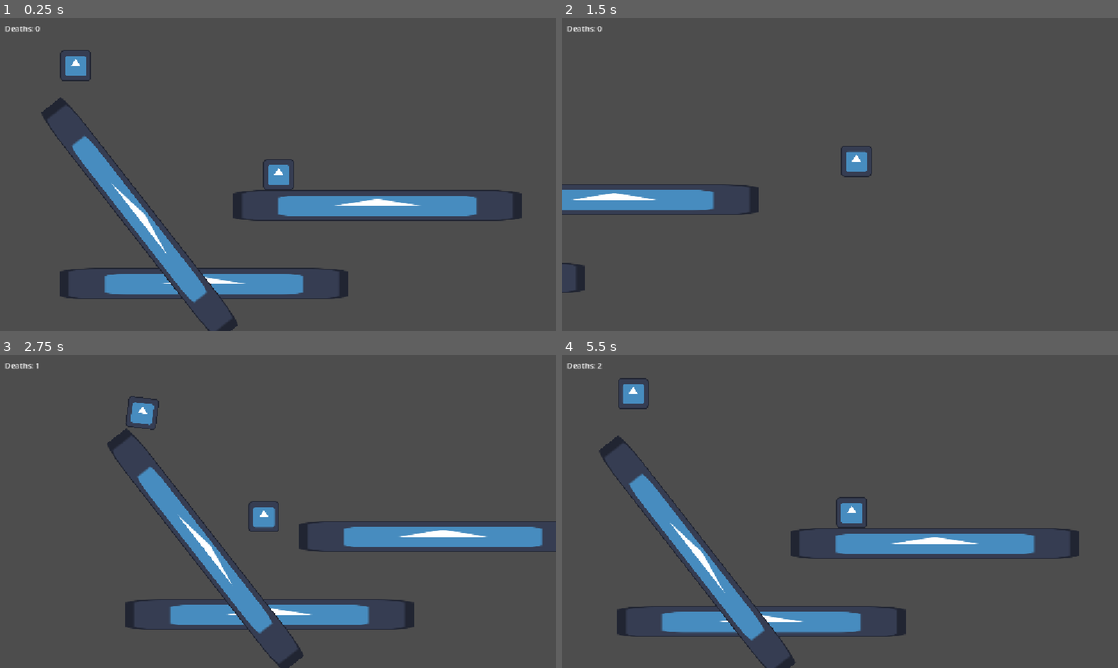
Above: before the commit, frames 1-4 (two rows, left to right).
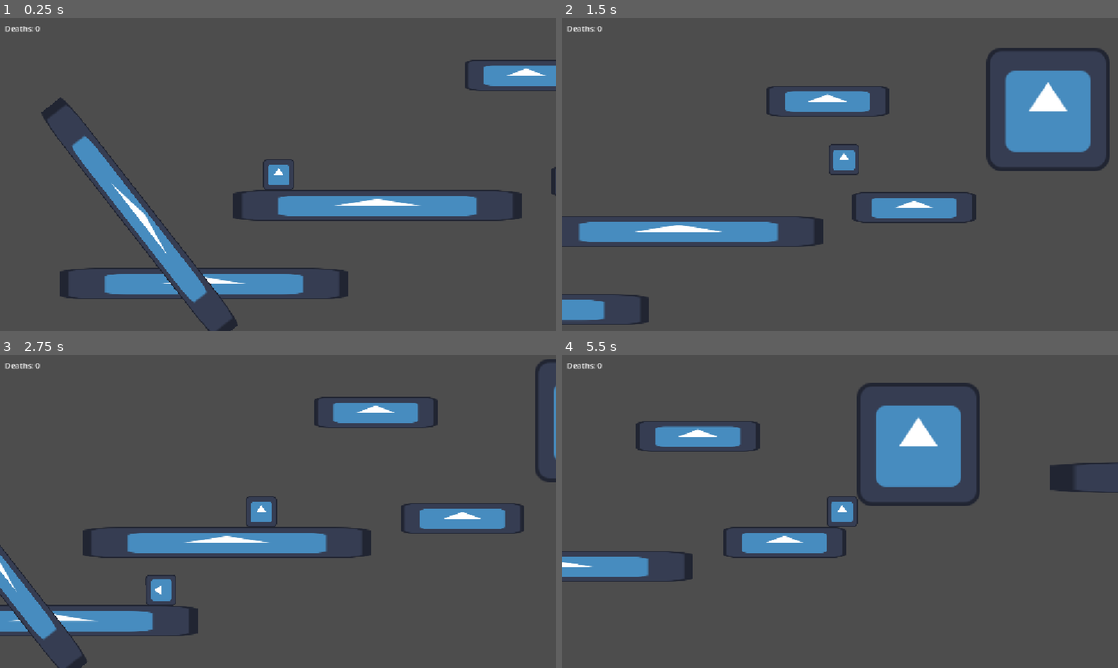
Above: after the commit, the same moments.

Repository: lmg-abe/runny-nose
Game: Godot game, scene res://main.tscn
Two runs of this game, one before a commit and one after it. Both use one fixed random seed, a clock stepped at 60 frames per second and the inputs below. The engine's default icon, where the game draws it, is replaced by a stand-in: a white triangle on a blue panel in a dark square.
Inputs:
- Up to frame 1 (0.25 s): no input
- Up to frame 2 (1.5 s): hold D (move_right) from 0.53 s (still down); tap E (dash) at 0.6 s; tap Space (jump) at 0.77 s; tap Shift (sneeze) at 1.35 s
- Up to frame 3 (2.75 s): tap Space (jump) at 1.52 s; release D (move_right) at 2.03 s; hold A (move_left) from 2.03 s (still down); tap E (dash) at 2.1 s
- Up to frame 4 (5.5 s): release A (move_left) at 2.78 s; hold D (move_right) 2.78-4.28 s; tap Shift (sneeze) at 2.85, 4.35 s; tap Space (jump) at 3.02, 3.77, 4.52 s; tap E (dash) at 3.6, 5.1 s; hold A (move_left) 4.28-5.03 s; hold D (move_right) from 5.03 s (still down)

The runs differ from the first frame. In frame 1, 1.4% of the frame differs, in the area x 10-100%, y 10-57%; in frame 2, 14%; in frame 3, 16%; in frame 4, 18%, in the area x 0-100%, y 2-100%.

Commit message:
added test level & door and button behavior

Diff:
--- /dev/null
+++ b/button.gd
@@ -0,0 +1,12 @@
+extends Area2D
+
+@export var doorObj : String = "Door"
+
+func _on_body_entered(body: Node2D) -> void:
+	var node = get_parent().get_node(doorObj)
+	node.open()
+
+
+func _on_body_exited(body: Node2D) -> void:
+	var node = get_parent().get_node(doorObj)
+	node.close()
--- a/main.tscn
+++ b/main.tscn
@@ -2,6 +2,8 @@
 
 [ext_resource type="PackedScene" uid="uid://2tqto0h1b7if" path="res://floor.tscn" id="1_h2yge"]
 [ext_resource type="PackedScene" uid="uid://cb0enpjyg35ns" path="res://runny.tscn" id="2_1bvp3"]
+[ext_resource type="Script" uid="uid://blpj6ovlekaq6" path="res://openAndClose.gd" id="2_kek77"]
+[ext_resource type="Script" uid="uid://pa6468o3rv5a" path="res://button.gd" id="3_5vw27"]
 [ext_resource type="Script" uid="uid://bwdlr4xoffopo" path="res://player_movement.gd" id="3_lquwl"]
 [ext_resource type="Script" uid="uid://5it2uxyvfgis" path="res://cameraFollow.gd" id="4_1bvp3"]
 [ext_resource type="Texture2D" uid="uid://b32c5euv7m8ns" path="res://icon.svg" id="5_lquwl"]
@@ -9,6 +11,12 @@
 [ext_resource type="Script" uid="uid://cpqs4s4ixphnm" path="res://death_counter.gd" id="7_272bh"]
 
 [sub_resource type="RectangleShape2D" id="RectangleShape2D_frgu1"]
+size = Vector2(128, 128)
+
+[sub_resource type="RectangleShape2D" id="RectangleShape2D_eo4fi"]
+size = Vector2(128, 64)
+
+[sub_resource type="RectangleShape2D" id="RectangleShape2D_272bh"]
 size = Vector2(128, 128)
 
 [sub_resource type="RectangleShape2D" id="RectangleShape2D_lquwl"]
@@ -23,6 +31,52 @@
 [node name="Floor2" parent="." unique_id=840235148 instance=ExtResource("1_h2yge")]
 position = Vector2(1306.9999, 228)
 scale = Vector2(9.345, 1)
+
+[node name="Floor4" parent="." unique_id=1553731059 instance=ExtResource("1_h2yge")]
+position = Vector2(2283, 128)
+scale = Vector2(4, 1)
+
+[node name="Floor6" parent="." unique_id=859752708 instance=ExtResource("1_h2yge")]
+position = Vector2(1924, -312)
+scale = Vector2(4, 1)
+
+[node name="Floor7" parent="." unique_id=1539839850 instance=ExtResource("1_h2yge")]
+position = Vector2(3661, -712)
+scale = Vector2(4, 1)
+
+[node name="Floor9" parent="." unique_id=49349976 instance=ExtResource("1_h2yge")]
+position = Vector2(6314, -716)
+scale = Vector2(4, 1)
+
+[node name="Door" type="StaticBody2D" parent="." unique_id=1293151393]
+position = Vector2(6339, -442)
+scale = Vector2(1, 4)
+script = ExtResource("2_kek77")
+
+[node name="Icon" type="Sprite2D" parent="Door" unique_id=593203618]
+texture = ExtResource("5_lquwl")
+
+[node name="CollisionShape2D" type="CollisionShape2D" parent="Door" unique_id=1103333765]
+shape = SubResource("RectangleShape2D_frgu1")
+
+[node name="Button" type="Area2D" parent="." unique_id=1813391479]
+position = Vector2(5981, -243)
+script = ExtResource("3_5vw27")
+
+[node name="Icon" type="Sprite2D" parent="Button" unique_id=1540617976]
+scale = Vector2(1, 0.5)
+texture = ExtResource("5_lquwl")
+
+[node name="CollisionShape2D" type="CollisionShape2D" parent="Button" unique_id=523426723]
+shape = SubResource("RectangleShape2D_eo4fi")
+
+[node name="Floor8" parent="." unique_id=458735410 instance=ExtResource("1_h2yge")]
+position = Vector2(4985, -140)
+scale = Vector2(25, 1)
+
+[node name="Floor5" parent="." unique_id=864481972 instance=ExtResource("1_h2yge")]
+position = Vector2(2838, -278)
+scale = Vector2(4, 4)
 
 [node name="Floor3" parent="." unique_id=1950045718 instance=ExtResource("1_h2yge")]
 position = Vector2(321.99997, 283)
@@ -42,14 +96,14 @@
 script = ExtResource("4_1bvp3")
 
 [node name="RigidBody2D" type="RigidBody2D" parent="." unique_id=1073654291]
-position = Vector2(57, -408)
+position = Vector2(58, -762)
 gravity_scale = 2.0
 
 [node name="Icon" type="Sprite2D" parent="RigidBody2D" unique_id=133866622]
 texture = ExtResource("5_lquwl")
 
 [node name="CollisionShape2D" type="CollisionShape2D" parent="RigidBody2D" unique_id=722882572]
-shape = SubResource("RectangleShape2D_frgu1")
+shape = SubResource("RectangleShape2D_272bh")
 
 [node name="DeathPlane" type="Area2D" parent="." unique_id=980809601]
 position = Vector2(122, 1749)
@@ -86,4 +140,6 @@
 text = "test"
 script = ExtResource("7_272bh")
 
+[connection signal="body_entered" from="Button" to="Button" method="_on_body_entered"]
+[connection signal="body_exited" from="Button" to="Button" method="_on_body_exited"]
 [connection signal="body_entered" from="DeathPlane" to="DeathPlane" method="_on_body_entered"]
--- /dev/null
+++ b/openAndClose.gd
@@ -0,0 +1,18 @@
+extends StaticBody2D
+
+var targetPos : Vector2 = get_position()
+var myPos : Vector2
+var startPos : Vector2 = get_position()
+@export var smoothing : float = 4.0
+var opening : bool = false
+
+func open():
+	opening=true
+	targetPos = startPos-Vector2(0,128*4)
+func close():
+	opening=false
+	targetPos = startPos
+
+func _process(delta: float) -> void:
+	myPos = get_position()
+	set_position(myPos+(Vector2(targetPos.x-myPos.x,targetPos.y-myPos.y))/smoothing)
Not shown, added: button.gd.uid
Not shown, added: openAndClose.gd.uid
